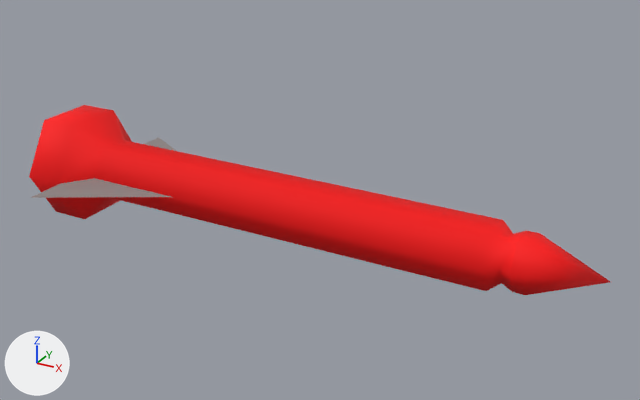
The OBJ model assets/models/missile.obj: old version first, new version second.
Camera for both pictures: a 50 mm lens placed at (0.31, -2.154, 1.13), pointed at (-0.898, 0.042, 0.032). The lights are fixed; the arrows at lower left show +X, +Y and +Z. Where no turn or scale is listed for an object, it has been applied to the vertices. Vertices at the same position are counted once.

Objects in the first picture: 'missile'.
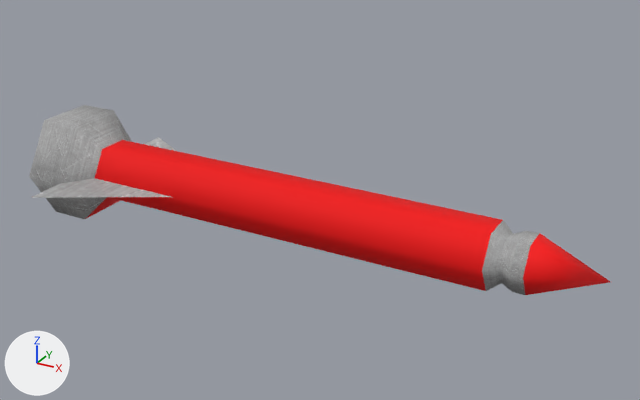
Changed parts and their boxes (x1, y1, x2, y2) in the pictures (640 x 400 px):
part 1 of me_missile, recoloured (red to grey): (482, 220, 540, 295) in both
part 2 of me_missile, recoloured (red to grey): (29, 105, 132, 219) in both

The change, as a list of edits to the scene's bpy script:
```text
Add img_metal_seamless_04_jpg:
    img_metal_seamless_04_jpg = load_image('metal-seamless-04.jpg', 'metal-seamless-04.jpg', 530, 530, 'sRGB')
Add mat_mat_8:
    mat_mat_8 = principled_material('Mat.8')
    mat_mat_8.texture = img_metal_seamless_04_jpg
    mat_mat_8.roughness = 0.775
Change me_missile:
    where me_missile.from_pydata(...)  # 47 vertices, 49 faces; spans x -1.89..-0.01, y -0.33..0.33, z -0.17..0.17
    used by ob_missile; location = (0.0, 0.0, 0.0)
    remove me_missile.materials.append(mat_rubber)  # grey #8c8584
    me_missile part 1: 18 of the faces centred in x -0.31..-0.23, y -0.06..0.06, z -0.07..0.08 switch from mat_team (red #ff0000) to mat_mat_8 (picture img_metal_seamless_04_jpg)
    me_missile part 2: 17 of the faces centred in x -1.89..-1.72, y -0.15..0.15, z -0.17..0.17 switch from mat_team (red #ff0000) to mat_mat_8 (picture img_metal_seamless_04_jpg)
```
